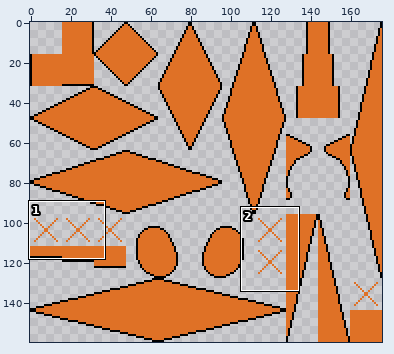
Two versions of one pixel-art file, art/baseTileset.aseprite. The first picture is a wide view before the edit; the outline marks the close-up.
Close-up. Before the commit:
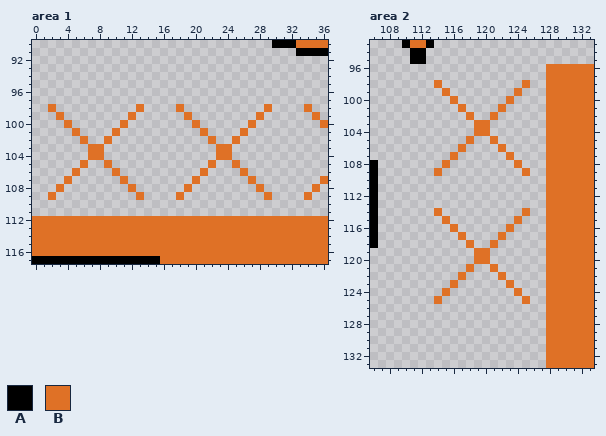
176x160 pixels, 1 frame. Shown: area 1: x 0..36, y 90..117; area 2: x 106..133, y 93..133.
Palette (. is transparent): A #000000  B #df7126
Pixels before, area 1, first column x 0:
 90 ..............................AAABBBB
 91 .................................AAAA
 92 .....................................
 93 .....................................
 94 .....................................
 95 .....................................
 96 .....................................
 97 .....................................
 98 ..B..........B....B..........B....B..
 99 ...B........B......B........B......B.
100 ....B......B........B......B........B
101 .....B....B..........B....B..........
102 ......B..B............B..B...........
103 .......BB..............BB............
104 .......BB..............BB............
105 ......B..B............B..B...........
106 .....B....B..........B....B..........
107 ....B......B........B......B........B
108 ...B........B......B........B......B.
109 ..B..........B....B..........B....B..
110 .....................................
111 .....................................
112 BBBBBBBBBBBBBBBBBBBBBBBBBBBBBBBBBBBBB
113 BBBBBBBBBBBBBBBBBBBBBBBBBBBBBBBBBBBBB
114 BBBBBBBBBBBBBBBBBBBBBBBBBBBBBBBBBBBBB
115 BBBBBBBBBBBBBBBBBBBBBBBBBBBBBBBBBBBBB
116 BBBBBBBBBBBBBBBBBBBBBBBBBBBBBBBBBBBBB
117 AAAAAAAAAAAAAAAABBBBBBBBBBBBBBBBBBBBB
Pixels before, area 2, first column x 106:
 93 ....ABBA....................
 94 .....AA.....................
 95 .....AA.....................
 96 ......................BBBBBB
 97 ......................BBBBBB
 98 ........B..........B..BBBBBB
 99 .........B........B...BBBBBB
100 ..........B......B....BBBBBB
101 ...........B....B.....BBBBBB
102 ............B..B......BBBBBB
103 .............BB.......BBBBBB
104 .............BB.......BBBBBB
105 ............B..B......BBBBBB
106 ...........B....B.....BBBBBB
107 ..........B......B....BBBBBB
108 A........B........B...BBBBBB
109 A.......B..........B..BBBBBB
110 A.....................BBBBBB
111 A.....................BBBBBB
112 A.....................BBBBBB
113 A.....................BBBBBB
114 A.......B..........B..BBBBBB
115 A........B........B...BBBBBB
116 A.........B......B....BBBBBB
117 A..........B....B.....BBBBBB
118 A...........B..B......BBBBBB
119 .............BB.......BBBBBB
120 .............BB.......BBBBBB
121 ............B..B......BBBBBB
122 ...........B....B.....BBBBBB
123 ..........B......B....BBBBBB
124 .........B........B...BBBBBB
125 ........B..........B..BBBBBB
126 ......................BBBBBB
127 ......................BBBBBB
128 ......................BBBBBB
129 ......................BBBBBB
130 ......................BBBBBB
131 ......................BBBBBB
132 ......................BBBBBB
133 ......................BBBBBB
And afterwards:
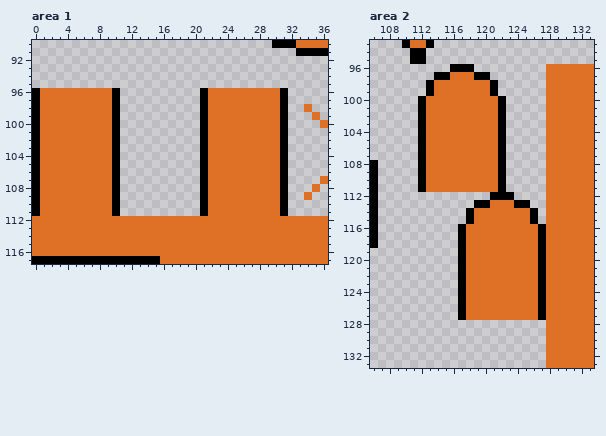
Changes in this commit:
Area 1:
y 96..97: x 0..10 ........... -> ABBBBBBBBBA; x 21..31 ........... -> ABBBBBBBBBA
y 98: x 0..1 .. -> AB; x 3..10 ........ -> BBBBBBBA; x 13 B -> .; x 18 B -> .; x 21..28 ........ -> ABBBBBBB; x 30..31 .. -> BA
y 99: x 0..2 ... -> ABB; x 4..10 ....... -> BBBBBBA; x 12 B -> .; x 19 B -> .; x 21..27 ....... -> ABBBBBB; x 29..31 ... -> BBA
y 100: x 0..3 .... -> ABBB; x 5..11 ......B -> BBBBBA.; x 20..26 B...... -> .ABBBBB; x 28..31 .... -> BBBA
y 101: x 0..4 ..... -> ABBBB; x 6..10 ....B -> BBBBA; x 21..25 B.... -> ABBBB; x 27..31 ..... -> BBBBA
y 102: x 0..5 ...... -> ABBBBB; x 7..8 .. -> BB; x 10 . -> A; x 21 . -> A; x 23..24 .. -> BB; x 26..31 ...... -> BBBBBA
y 103..104: x 0..6 ....... -> ABBBBBB; x 9..10 .. -> BA; x 21..22 .. -> AB; x 25..31 ....... -> BBBBBBA
y 105: x 0..5 ...... -> ABBBBB; x 7..8 .. -> BB; x 10 . -> A; x 21 . -> A; x 23..24 .. -> BB; x 26..31 ...... -> BBBBBA
y 106: x 0..4 ..... -> ABBBB; x 6..10 ....B -> BBBBA; x 21..25 B.... -> ABBBB; x 27..31 ..... -> BBBBA
y 107: x 0..3 .... -> ABBB; x 5..11 ......B -> BBBBBA.; x 20..26 B...... -> .ABBBBB; x 28..31 .... -> BBBA
y 108: x 0..2 ... -> ABB; x 4..10 ....... -> BBBBBBA; x 12 B -> .; x 19 B -> .; x 21..27 ....... -> ABBBBBB; x 29..31 ... -> BBA
y 109: x 0..1 .. -> AB; x 3..10 ........ -> BBBBBBBA; x 13 B -> .; x 18 B -> .; x 21..28 ........ -> ABBBBBBB; x 30..31 .. -> BA
y 110..111: x 0..10 ........... -> ABBBBBBBBBA; x 21..31 ........... -> ABBBBBBBBBA
Area 2:
y 96: x 116..118 ... -> AAA
y 97: x 114..120 ....... -> AABBBAA
y 98: x 113 . -> A; x 115..121 ....... -> BBBBBBA; x 125 B -> .
y 99: x 113..114 .. -> AB; x 116..121 ...... -> BBBBBA; x 124 B -> .
y 100: x 112..115 .... -> ABBB; x 117..123 ......B -> BBBBBA.
y 101: x 112..116 ..... -> ABBBB; x 118..122 ....B -> BBBBA
y 102: x 112..117 ...... -> ABBBBB; x 119..120 .. -> BB; x 122 . -> A
y 103..104: x 112..118 ....... -> ABBBBBB; x 121..122 .. -> BA
y 105: x 112..117 ...... -> ABBBBB; x 119..120 .. -> BB; x 122 . -> A
y 106: x 112..116 ..... -> ABBBB; x 118..122 ....B -> BBBBA
y 107: x 112..115 .... -> ABBB; x 117..123 ......B -> BBBBBA.
y 108: x 112..114 ... -> ABB; x 116..122 ....... -> BBBBBBA; x 124 B -> .
y 109: x 112..113 .. -> AB; x 115..122 ........ -> BBBBBBBA; x 125 B -> .
y 110..111: x 112..122 ........... -> ABBBBBBBBBA
y 112: x 121..123 ... -> AAA
y 113: x 119..125 ....... -> AABBBAA
y 114: x 114 B -> .; x 118..124 ....... -> ABBBBBB; x 126 . -> A
y 115: x 115 B -> .; x 118..123 ...... -> ABBBBB; x 125..126 .. -> BA
y 116: x 116..122 B...... -> .ABBBBB; x 124..127 .... -> BBBA
y 117: x 117..121 B.... -> ABBBB; x 123..127 ..... -> BBBBA
y 118: x 117 . -> A; x 119..120 .. -> BB; x 122..127 ...... -> BBBBBA
y 119..120: x 117..118 .. -> AB; x 121..127 ....... -> BBBBBBA
y 121: x 117 . -> A; x 119..120 .. -> BB; x 122..127 ...... -> BBBBBA
y 122: x 117..121 B.... -> ABBBB; x 123..127 ..... -> BBBBA
y 123: x 116..122 B...... -> .ABBBBB; x 124..127 .... -> BBBA
y 124: x 115 B -> .; x 117..123 ....... -> ABBBBBB; x 125..127 ... -> BBA
y 125: x 114 B -> .; x 117..124 ........ -> ABBBBBBB; x 126..127 .. -> BA
y 126..127: x 117..127 ........... -> ABBBBBBBBBA
